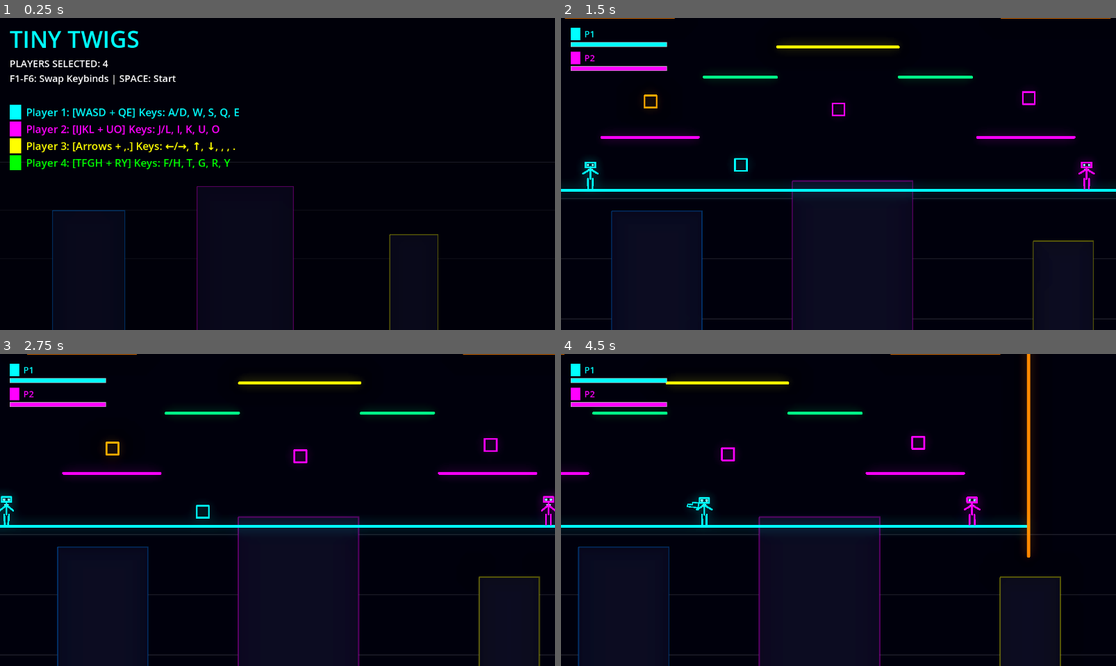
Above: before the commit, frames 1-4 (two rows, left to right).
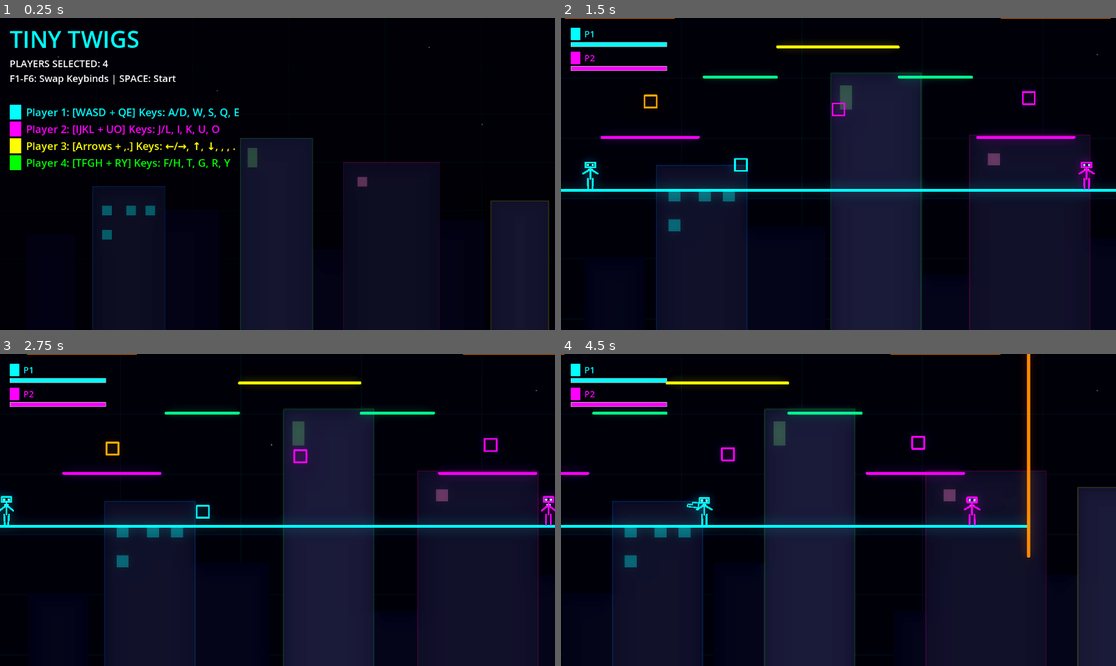
Above: after the commit, the same moments.

Repository: AbstractMelon/tiny-twigs
Game: Godot game, scene res://scenes/menu/menu.tscn
Two runs of this game, one before a commit and one after it. Both use one fixed random seed, a clock stepped at 60 frames per second and the inputs below.
Inputs:
- Up to frame 1 (0.25 s): no input
- Up to frame 2 (1.5 s): tap Enter at 0.5 s; hold D from 0.53 s (still down); tap 2 at 0.6 s; tap Space at 0.77 s; tap 6 at 1.35 s
- Up to frame 3 (2.75 s): tap Space at 1.52 s; release D at 2.03 s; hold A from 2.03 s (still down); tap 0 at 2.1 s
- Up to frame 4 (4.5 s): release A at 2.78 s; hold D 2.78-4.28 s; tap Q at 2.85 s; tap Space at 3.02, 3.77 s; tap E at 3.6 s; hold A from 4.28 s (still down); tap J at 4.35 s

The runs differ from the first frame. In frame 1, 13% of the frame differs, in the area x 0-100%, y 9-100%; in frame 2, 22%; in frame 3, 23%; in frame 4, 25%, in the area x 0-100%, y 11-100%.

Commit message:
Update background

Diff:
--- a/scenes/main/background.tscn
+++ b/scenes/main/background.tscn
@@ -1,4 +1,4 @@
-[gd_scene load_steps=2 format=3]
+[gd_scene format=3 uid="uid://csyqiiv65hdqp"]
 
 [node name="Background" type="Node2D"]
 
@@ -10,59 +10,207 @@
 [node name="ColorRect" type="ColorRect" parent="ParallaxBackground/Sky"]
 offset_right = 1152.0
 offset_bottom = 648.0
-color = Color(0.02, 0.02, 0.05, 1)
+color = Color(0.0117647, 0.0117647, 0.0392157, 1)
+
+[node name="Starfield" type="Node2D" parent="ParallaxBackground/Sky"]
+modulate = Color(1, 1, 1, 0.4)
+
+[node name="Star1" type="ColorRect" parent="ParallaxBackground/Sky/Starfield"]
+offset_left = 120.0
+offset_top = 80.0
+offset_right = 122.0
+offset_bottom = 82.0
+
+[node name="Star2" type="ColorRect" parent="ParallaxBackground/Sky/Starfield"]
+offset_left = 450.0
+offset_top = 150.0
+offset_right = 452.0
+offset_bottom = 152.0
+
+[node name="Star3" type="ColorRect" parent="ParallaxBackground/Sky/Starfield"]
+offset_left = 890.0
+offset_top = 60.0
+offset_right = 892.0
+offset_bottom = 62.0
+
+[node name="Star4" type="ColorRect" parent="ParallaxBackground/Sky/Starfield"]
+offset_left = 1000.0
+offset_top = 220.0
+offset_right = 1002.0
+offset_bottom = 222.0
 
 [node name="Grid" type="Node2D" parent="ParallaxBackground/Sky"]
-modulate = Color(1, 1, 1, 0.1)
+modulate = Color(0, 1, 1, 0.05)
 
 [node name="LineH" type="Line2D" parent="ParallaxBackground/Sky/Grid"]
+points = PackedVector2Array(0, 100, 1152, 100)
+width = 1.0
+
+[node name="LineH2" type="Line2D" parent="ParallaxBackground/Sky/Grid"]
+points = PackedVector2Array(0, 200, 1152, 200)
+width = 1.0
+
+[node name="LineH3" type="Line2D" parent="ParallaxBackground/Sky/Grid"]
 points = PackedVector2Array(0, 300, 1152, 300)
 width = 1.0
 
-[node name="LineH2" type="Line2D" parent="ParallaxBackground/Sky/Grid"]
+[node name="LineH4" type="Line2D" parent="ParallaxBackground/Sky/Grid"]
 points = PackedVector2Array(0, 400, 1152, 400)
 width = 1.0
 
-[node name="LineH3" type="Line2D" parent="ParallaxBackground/Sky/Grid"]
+[node name="LineH5" type="Line2D" parent="ParallaxBackground/Sky/Grid"]
 points = PackedVector2Array(0, 500, 1152, 500)
 width = 1.0
 
+[node name="LineV1" type="Line2D" parent="ParallaxBackground/Sky/Grid"]
+points = PackedVector2Array(200, 0, 200, 648)
+width = 1.0
+
+[node name="LineV2" type="Line2D" parent="ParallaxBackground/Sky/Grid"]
+points = PackedVector2Array(400, 0, 400, 648)
+width = 1.0
+
+[node name="LineV3" type="Line2D" parent="ParallaxBackground/Sky/Grid"]
+points = PackedVector2Array(600, 0, 600, 648)
+width = 1.0
+
+[node name="LineV4" type="Line2D" parent="ParallaxBackground/Sky/Grid"]
+points = PackedVector2Array(800, 0, 800, 648)
+width = 1.0
+
+[node name="LineV5" type="Line2D" parent="ParallaxBackground/Sky/Grid"]
+points = PackedVector2Array(1000, 0, 1000, 648)
+width = 1.0
+
 [node name="DistantBuildings" type="ParallaxLayer" parent="ParallaxBackground"]
-motion_scale = Vector2(0.3, 0.3)
+motion_scale = Vector2(0.2, 0.2)
 motion_mirroring = Vector2(1152, 0)
 
 [node name="Building1" type="ColorRect" parent="ParallaxBackground/DistantBuildings"]
-offset_left = 100.0
+offset_left = 50.0
+offset_top = 450.0
+offset_right = 150.0
+offset_bottom = 700.0
+color = Color(0.0313726, 0.0313726, 0.0784314, 1)
+
+[node name="Building2" type="ColorRect" parent="ParallaxBackground/DistantBuildings"]
+offset_left = 300.0
 offset_top = 400.0
-offset_right = 250.0
-offset_bottom = 700.0
-color = Color(0.05, 0.05, 0.1, 1)
-
-[node name="Outline" type="Line2D" parent="ParallaxBackground/DistantBuildings/Building1"]
-points = PackedVector2Array(0, 0, 150, 0, 150, 300, 0, 300, 0, 0)
+offset_right = 450.0
+offset_bottom = 700.0
+color = Color(0.0313726, 0.0313726, 0.0784314, 1)
+
+[node name="Building3" type="ColorRect" parent="ParallaxBackground/DistantBuildings"]
+offset_left = 600.0
+offset_top = 480.0
+offset_right = 720.0
+offset_bottom = 700.0
+color = Color(0.0313726, 0.0313726, 0.0784314, 1)
+
+[node name="Building4" type="ColorRect" parent="ParallaxBackground/DistantBuildings"]
+offset_left = 850.0
+offset_top = 420.0
+offset_right = 1000.0
+offset_bottom = 700.0
+color = Color(0.0313726, 0.0313726, 0.0784314, 1)
+
+[node name="MidBuildings" type="ParallaxLayer" parent="ParallaxBackground"]
+motion_scale = Vector2(0.4, 0.4)
+motion_mirroring = Vector2(1152, 0)
+
+[node name="Building1" type="ColorRect" parent="ParallaxBackground/MidBuildings"]
+offset_left = 180.0
+offset_top = 350.0
+offset_right = 330.0
+offset_bottom = 700.0
+color = Color(0.0588235, 0.0588235, 0.117647, 1)
+
+[node name="Outline" type="Line2D" parent="ParallaxBackground/MidBuildings/Building1"]
+points = PackedVector2Array(0, 0, 150, 0, 150, 350, 0, 350, 0, 0)
+width = 1.5
+default_color = Color(0, 0.501961, 1, 0.2)
+
+[node name="Windows" type="Node2D" parent="ParallaxBackground/MidBuildings/Building1"]
+modulate = Color(0, 1, 1, 0.3)
+
+[node name="W1" type="ColorRect" parent="ParallaxBackground/MidBuildings/Building1/Windows"]
+offset_left = 20.0
+offset_top = 40.0
+offset_right = 40.0
+offset_bottom = 60.0
+
+[node name="W1b" type="ColorRect" parent="ParallaxBackground/MidBuildings/Building1/Windows"]
+offset_left = 70.0
+offset_top = 40.0
+offset_right = 90.0
+offset_bottom = 60.0
+
+[node name="W1c" type="ColorRect" parent="ParallaxBackground/MidBuildings/Building1/Windows"]
+offset_left = 110.0
+offset_top = 40.0
+offset_right = 130.0
+offset_bottom = 60.0
+
+[node name="W2" type="ColorRect" parent="ParallaxBackground/MidBuildings/Building1/Windows"]
+offset_left = 20.0
+offset_top = 90.0
+offset_right = 40.0
+offset_bottom = 110.0
+
+[node name="Building2" type="ColorRect" parent="ParallaxBackground/MidBuildings"]
+offset_left = 700.0
+offset_top = 300.0
+offset_right = 900.0
+offset_bottom = 700.0
+color = Color(0.0588235, 0.0588235, 0.117647, 1)
+
+[node name="Outline" type="Line2D" parent="ParallaxBackground/MidBuildings/Building2"]
+points = PackedVector2Array(0, 0, 200, 0, 200, 400, 0, 400, 0, 0)
+width = 1.5
+default_color = Color(1, 0, 0.501961, 0.2)
+
+[node name="Windows" type="Node2D" parent="ParallaxBackground/MidBuildings/Building2"]
+modulate = Color(1, 0.5, 0.8, 0.3)
+
+[node name="W1" type="ColorRect" parent="ParallaxBackground/MidBuildings/Building2/Windows"]
+offset_left = 30.0
+offset_top = 30.0
+offset_right = 50.0
+offset_bottom = 50.0
+
+[node name="NearBuildings" type="ParallaxLayer" parent="ParallaxBackground"]
+motion_scale = Vector2(0.6, 0.6)
+motion_mirroring = Vector2(1152, 0)
+
+[node name="Building1" type="ColorRect" parent="ParallaxBackground/NearBuildings"]
+offset_left = 480.0
+offset_top = 250.0
+offset_right = 630.0
+offset_bottom = 700.0
+color = Color(0.0784314, 0.0784314, 0.156863, 1)
+
+[node name="Outline" type="Line2D" parent="ParallaxBackground/NearBuildings/Building1"]
+points = PackedVector2Array(0, 0, 150, 0, 150, 450, 0, 450, 0, 0)
 width = 2.0
-default_color = Color(0, 0.5, 1, 0.3)
-
-[node name="Building2" type="ColorRect" parent="ParallaxBackground/DistantBuildings"]
-offset_left = 400.0
-offset_top = 350.0
-offset_right = 600.0
-offset_bottom = 700.0
-color = Color(0.05, 0.05, 0.1, 1)
-
-[node name="Outline" type="Line2D" parent="ParallaxBackground/DistantBuildings/Building2"]
-points = PackedVector2Array(0, 0, 200, 0, 200, 350, 0, 350, 0, 0)
+default_color = Color(0.2, 1, 0.2, 0.15)
+
+[node name="Windows" type="Node2D" parent="ParallaxBackground/NearBuildings/Building1"]
+modulate = Color(0.5, 1, 0.5, 0.2)
+
+[node name="W1" type="ColorRect" parent="ParallaxBackground/NearBuildings/Building1/Windows"]
+offset_left = 15.0
+offset_top = 20.0
+offset_right = 35.0
+offset_bottom = 60.0
+
+[node name="Building2" type="ColorRect" parent="ParallaxBackground/NearBuildings"]
+offset_left = 1000.0
+offset_top = 380.0
+offset_right = 1120.0
+offset_bottom = 700.0
+color = Color(0.0784314, 0.0784314, 0.156863, 1)
+
+[node name="Outline" type="Line2D" parent="ParallaxBackground/NearBuildings/Building2"]
+points = PackedVector2Array(0, 0, 120, 0, 120, 320, 0, 320, 0, 0)
 width = 2.0
-default_color = Color(1, 0, 1, 0.3)
-
-[node name="Building3" type="ColorRect" parent="ParallaxBackground/DistantBuildings"]
-offset_left = 800.0
-offset_top = 450.0
-offset_right = 900.0
-offset_bottom = 700.0
-color = Color(0.05, 0.05, 0.1, 1)
-
-[node name="Outline" type="Line2D" parent="ParallaxBackground/DistantBuildings/Building3"]
-points = PackedVector2Array(0, 0, 100, 0, 100, 250, 0, 250, 0, 0)
-width = 2.0
-default_color = Color(1, 1, 0, 0.3)
+default_color = Color(1, 1, 0, 0.15)
